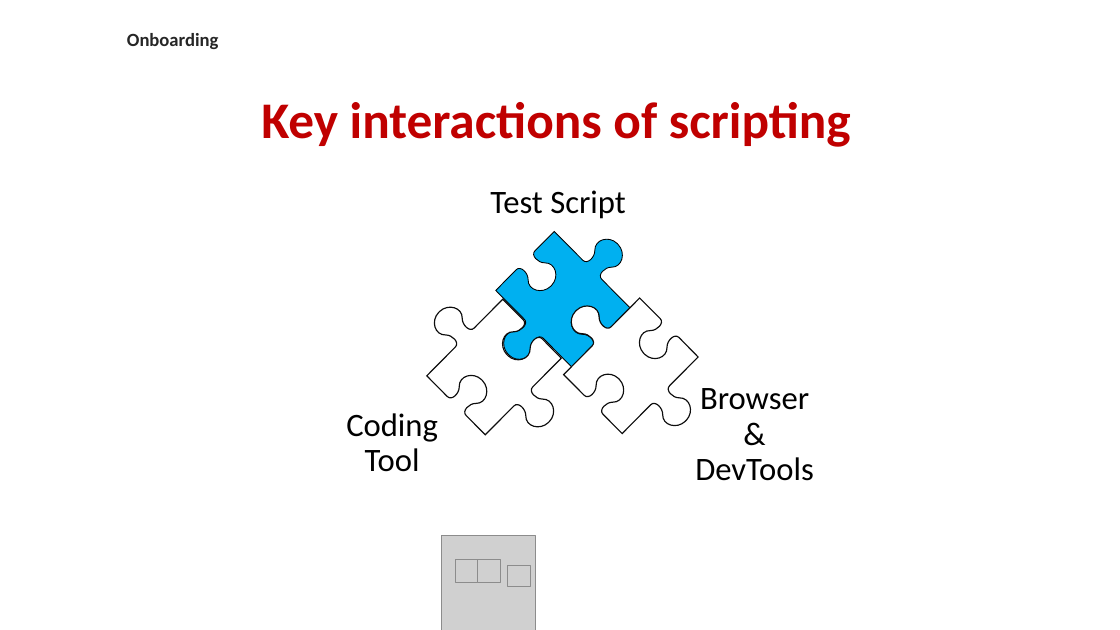
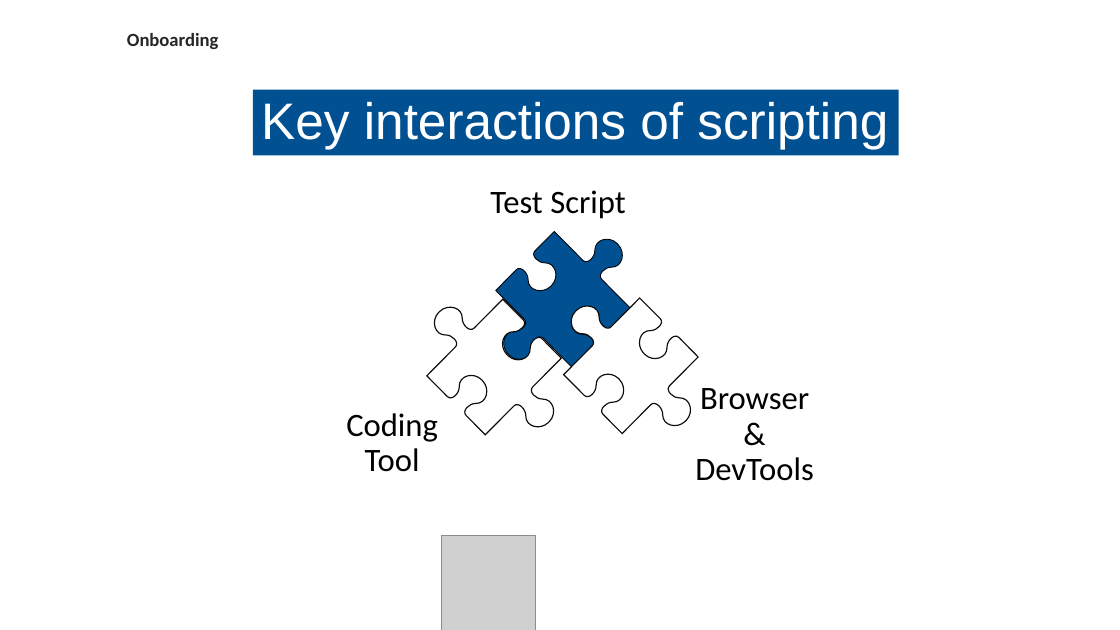
Before and after one commit to DjoolsNL/EersteMaand, a slide deck: slide 16 of A Introductie Voor De Cursist/Eerste Maand Onboarding Kit IT-Line BEE LKQ.pptx (slide 17 before the commit). Drawn at 1120x630 pixels with LibreOffice and Linux fonts; fonts in the diff are those of the drawing; grey boxes stand for pictures; background and template pictures are left out. Boxes give left, top, right and bottom in pixels: in the first picture for what was removed or moved away, otherwise in the second. Text is boxed around its words. In the diff, an @@ line names an element or a change of style, - is before the commit and + after.

```diff
--- a/A Introductie Voor De Cursist/Eerste Maand Onboarding Kit IT-Line BEE LKQ.pptx
+++ b/A Introductie Voor De Cursist/Eerste Maand Onboarding Kit IT-Line BEE LKQ.pptx
@@ rectangle "Key interactions of scripting": place and size @@
-rectangle "Key interactions of scripting" at bbox=[261, 102, 851, 147]
+rectangle "Key interactions of scripting" at bbox=[253, 90, 899, 155]
@@ rectangle "Key interactions of scripting" at bbox=[253, 90, 899, 155]: font Calibri to Arial, text colour #C00000 to #FFFFFF, bold off; vertical alignment top to middle; fill none to #005092 @@
@@ freeform shape at bbox=[496, 232, 630, 367]: fill #00B0F0 to #005092 @@
@@ group removed at bbox=[455, 560, 530, 586]: 4 pictures @@
```
Also in this commit, not shown: 33 other slides changed, 2 slides added, 3 slides removed, 3 other files.
